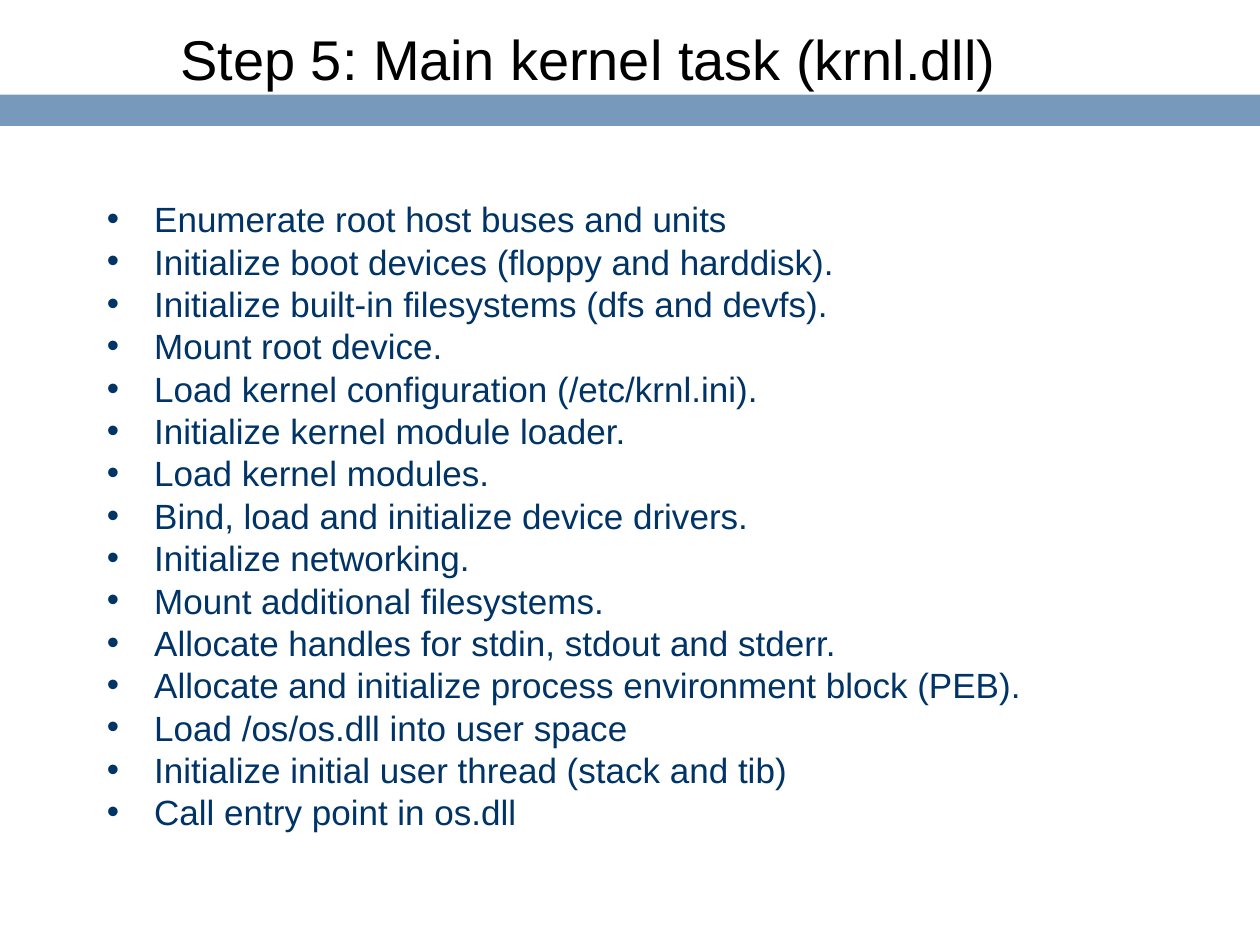
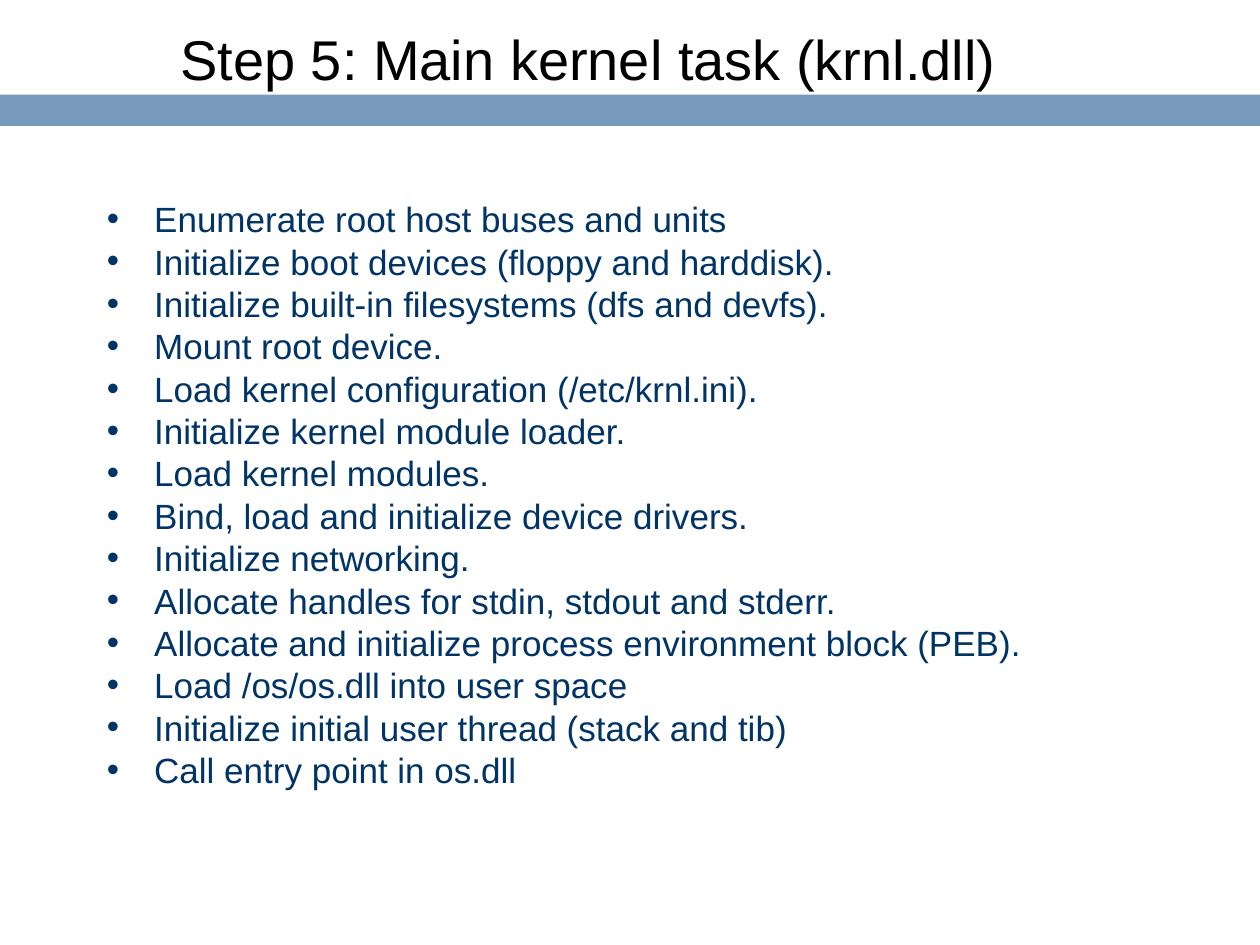
Before and after one commit to ringgaard/sanos, a slide deck: slide 21 of doc/sanostech.ppt (slide 20 before the commit). Drawn at 1260x945 pixels with LibreOffice and Linux fonts; fonts in the diff are those of the drawing; background and template pictures are left out. Boxes give left, top, right and bottom in pixels: in the first picture for what was removed or moved away, otherwise in the second. Text is boxed around its words. In the diff, an @@ line names an element or a change of style, - is before the commit and + after.

```diff
--- a/doc/sanostech.ppt
+++ b/doc/sanostech.ppt
@@ text at <box>154,588,604,620</box>: paragraph removed @@
-• Mount additional filesystems.
```
Also in this commit, not shown: 13 other slides changed, 1 slide added.
